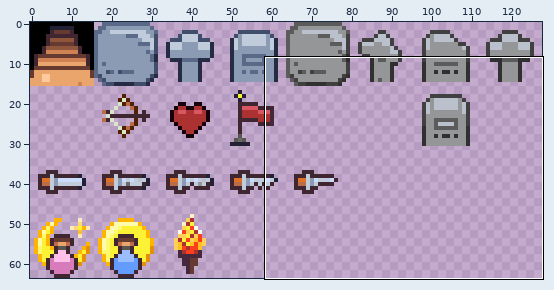
Sprite sheet, stored at img/misc.png. The first picture is a wide view before the edit; the outline marks the close-up.
Close-up. As it was:
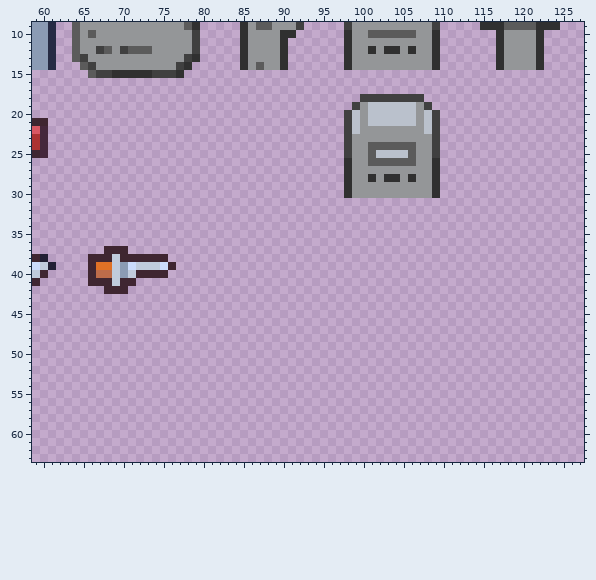
The file is 128x64 pixels. Shown: x 59..127, y 9..63.
Once edited:
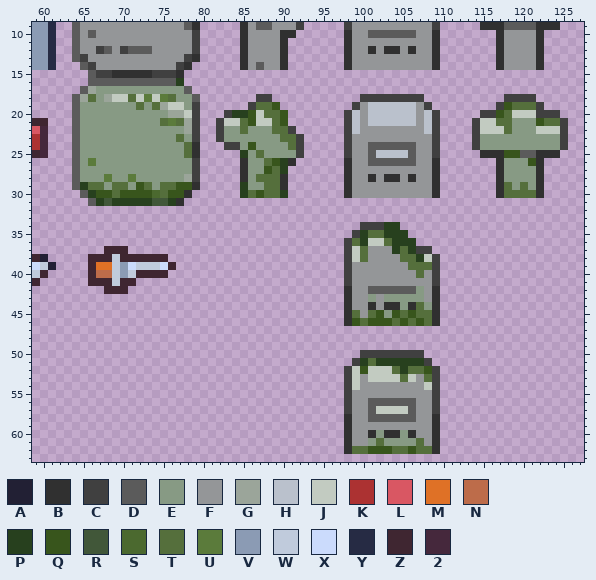
Palette (. is transparent): A #222034  B #303030  C #404040  D #5b5b5b  E #879a84  F #949698  G #9ba59a  H #bac1cc  J #c2cbc1  K #ac3232  L #d95763  M #df7126  N #bd6c4a  P #27401e  Q #38551c  R #415739  S #4b692f  T #556f3c  U #5b7b3b  V #8b9bb4  W #c0cbdc  X #cbdbfc  Y #262b44  Z #3f2631  2 #45283c
What changed:
Changed rows in their new state; - is an unchanged pixel.
first column x 64:
16 --DDDDDDDDDDDP------------------------------------------------
17 -DGEEEEEEEEEEED-----------------------------------------------
18 DGTEGJJTJUJUTEED-------CC-----------------------------CCCC----
19 DEEEEEEETETGJJEC------CTTQ---------------------------CQTTTC---
20 DEEEEEEEEEEEGGJC---CPPQJTTQ------------------------CCQTJJJCCC-
21 DEEEEEEEEEETUTGC--CJJTQJJTQ-----------------------CJJTTEEEQTTC
22 DEEEEEEEEEEEEEGC--CEETEEETTC----------------------CJJJTEEEJJJC
23 DEEEEEEEEEEEETEC--CEEEEEEETTC---------------------CEEEEEEEEEEC
24 DEEEEEEEEEEEEETB---CCEQEEEETC---------------------CEEEEEEEEEEC
25 DEEEEEEEEEEEEETB-----PETEEEEC----------------------BBBQQDDBBB-
26 DEUEEEEEEEEEEEEC-----BEETQPB-------------------------BEEEQB---
27 DEEEEEEEEEEEEEEC-----BEEQTP--------------------------BEEEEB---
28 DEEEUEEUEEEEEEGC-----BETTTB--------------------------BEEEEB---
29 DPTTETTEQTETTQQB-----PEETTB--------------------------BTETEB---
30 -DPQQTQQQQSTQQB------PTQTTP--------------------------BTTTTB---
31 --DPRPPPPPRRPB------------------------------------------------
34 ------------------------------------CCCPP---------------------
35 -----------------------------------CPTTPPP--------------------
36 ----------------------------------CTPJJTPPP-------------------
37 ----------------------------------CJTFFFPTPCC-----------------
38 ----------------------------------CJTFFFFTTPJC----------------
39 ----------------------------------CFFFFFFFTTTC----------------
40 ----------------------------------CFFFFFFFFTFC----------------
41 ----------------------------------CFFFFFFFFFFC----------------
42 ----------------------------------BFFDDDDDDEFB----------------
43 ----------------------------------BFFEFEEEEEFB----------------
44 ----------------------------------BFFBFBBEBTEB----------------
45 ----------------------------------BTFTQEQTQTTB----------------
46 ----------------------------------BQTQQQTQTQTB----------------
first column x 98:
50 --CCCCCCCC--
51 -CPTPPPPPPC-
52 CJQJJJTPTTQC
53 CJFJJJJTJFTC
54 CJFFFFFFFFJC
55 CFFFFFFFFFFC
56 CFFDDDDDDFFC
57 CFFDJJJJDFFC
58 BFFDDDDDDFFB
59 BFFFFFFFFFFB
60 BFFBEBBEBFFB
61 BFFETEEEETFB
62 BTTQQQTTQTTB
Boxes around the changes in both close-ups, in picture pixels (x1, y1, x2, y2):
added: (72, 78, 304, 206)
added: (472, 94, 568, 198)
added: (344, 222, 440, 454)
